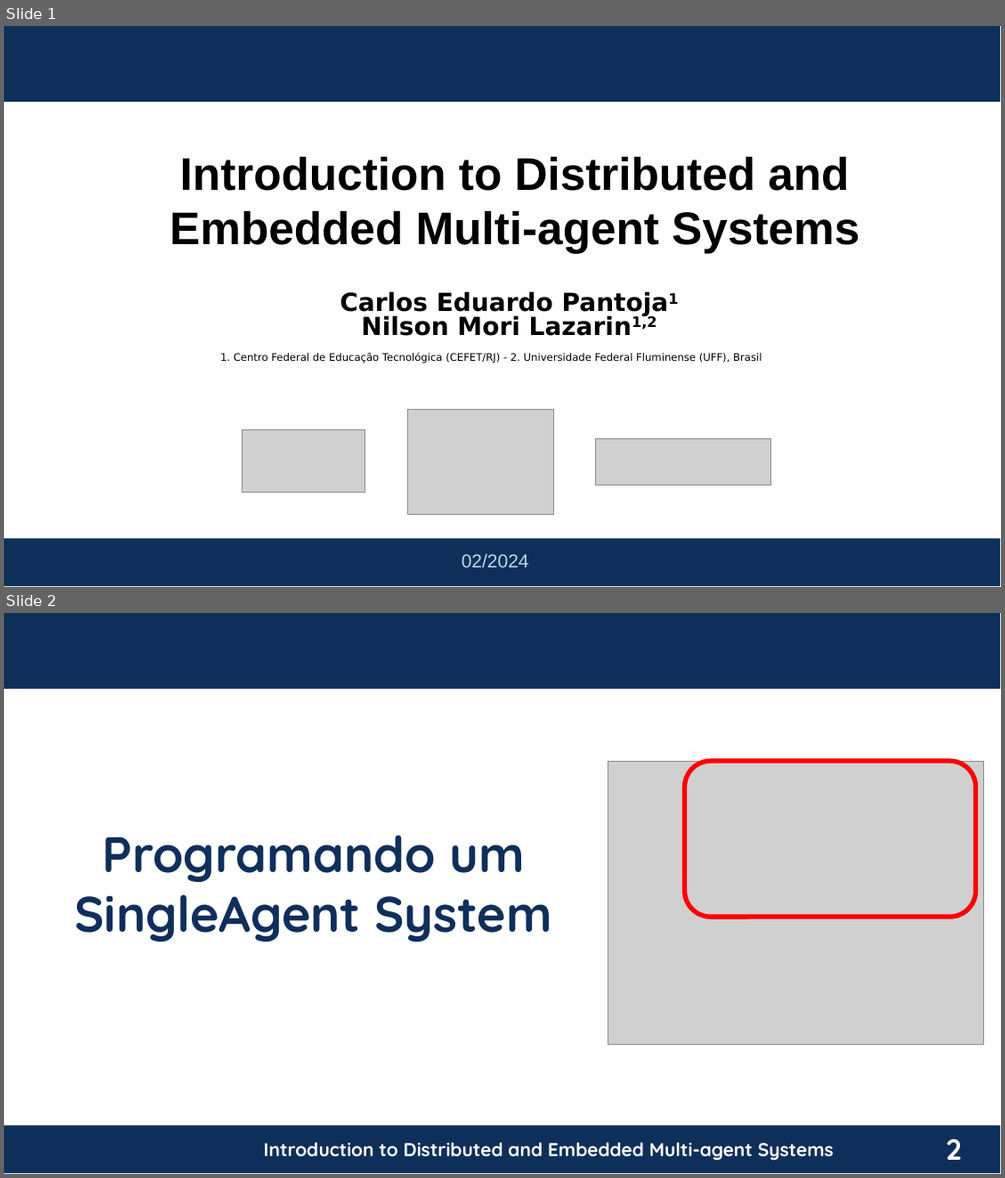
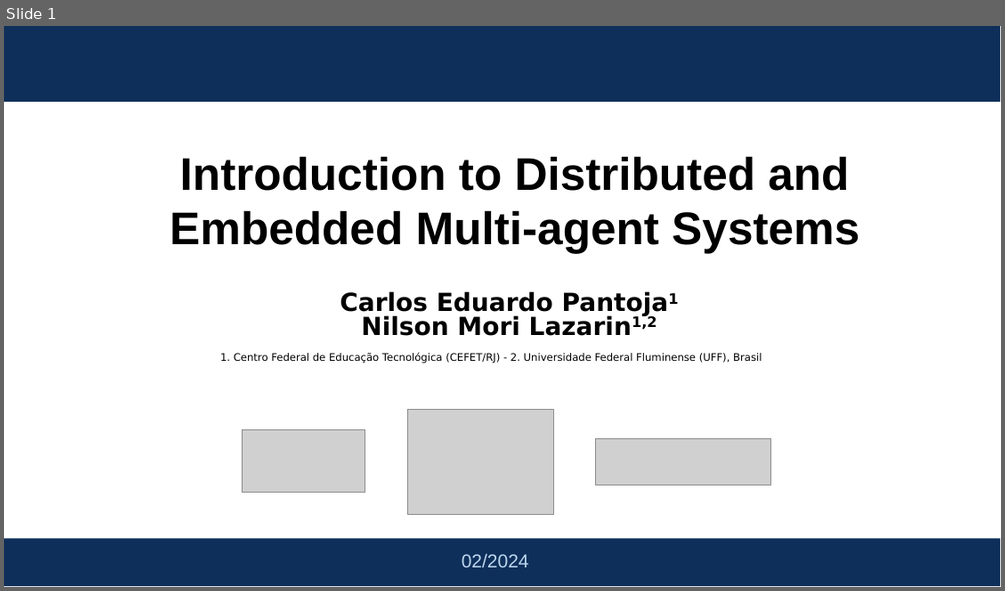
Before and after one commit to chon-group/distributedAndEmbeddedAI, a slide deck: course/06-MyFirstAgent/MyFirstAgent_20240217.odp. Shown one above the other, each under a label of ours: slides 1 and 2 before the commit, slide 1 after it. The pictures are 1005x1178 and 1005x591 pixels, drawn with LibreOffice and Linux fonts; fonts in the diff are those of the drawing; grey boxes stand for pictures; background and template pictures are left out. Boxes give left, top, right and bottom in pixels: in the first picture for what was removed or moved away, otherwise in the second. Text is boxed around its words. In the diff, an @@ line names an element or a change of style, - is before the commit and + after.

Commit message:
Adjustments in My First Agent  Presentation (pt).

```diff
--- a/course/06-MyFirstAgent/MyFirstAgent_20240217.odp
+++ b/course/06-MyFirstAgent/MyFirstAgent_20240217.odp
@@ slide 2 removed at [4,613,1001,1174], background #FFFFFF; not listed: 1 template element that a slide beside it also shows @@
@@ rectangle removed at [4,613,1000,689] @@
@@ picture removed at [608,761,985,1045] @@
@@ rounded rectangle removed at [685,761,975,916] @@
@@ text removed at [75,835,552,942] @@
-Programando um SingleAgent System
@@ rectangle removed at [4,1126,1000,1173] @@
@@ text removed at [264,1142,833,1160] @@
-Introduction to Distributed and Embedded Multi-agent Systems
```
Also in this commit, not shown: 4 slides changed, 6 slides added, 1 other file.
